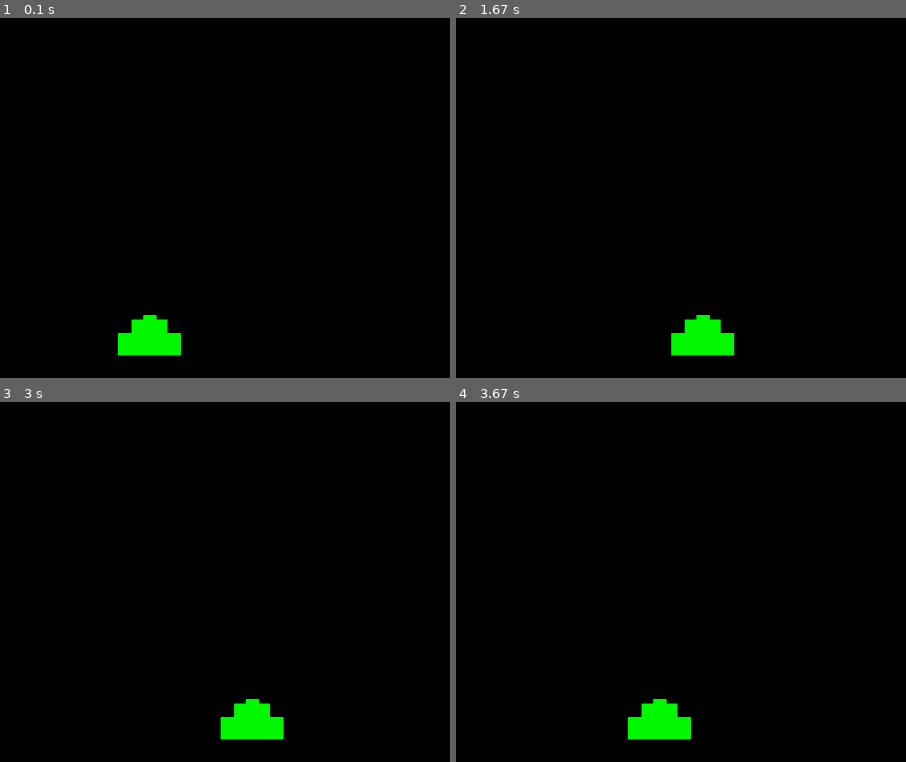
Above: before the commit, frames 1-4 (two rows, left to right).
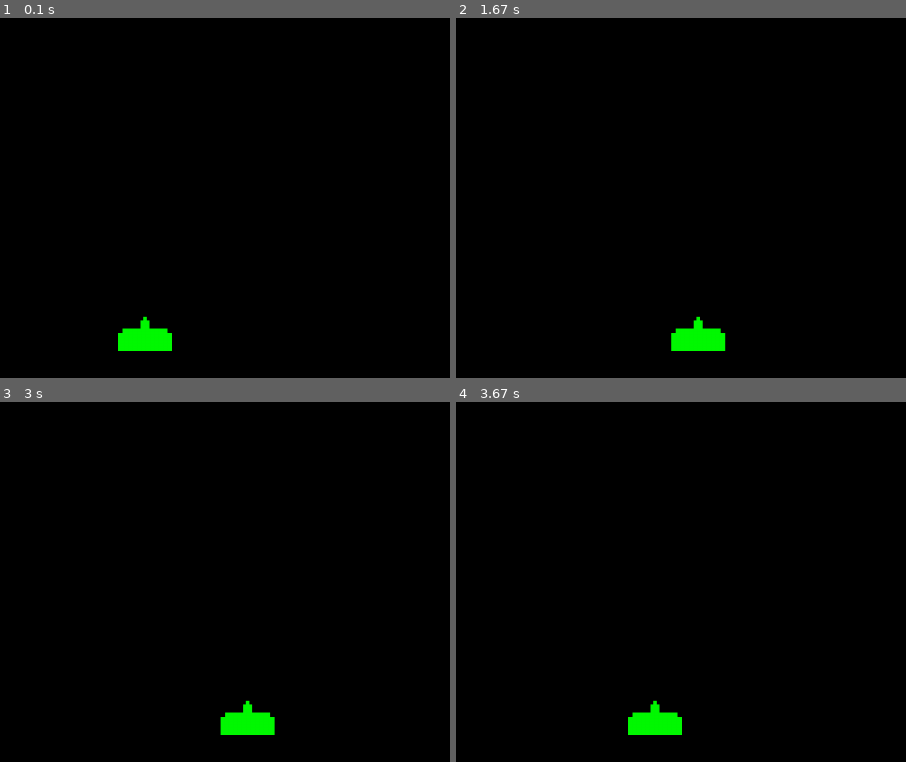
Above: after the commit, the same moments.

Repository: Lolmaster21/pygame
Game: pygame game, started from space invader.py
Same seed, same stepped clock (60 frames per second), same inputs: the game is played once before the commit and once after it.
Inputs:
- Up to frame 1 (0.1 s): no input
- Up to frame 2 (1.67 s): hold Right 0.33-0.8 s; hold Right 0.83-1.3 s; hold Left from 1.33 s (still down)
- Up to frame 3 (3 s): release Left at 1.87 s; hold Left 1.9-2.3 s; hold Right 2.33-2.97 s
- Up to frame 4 (3.67 s): hold Left 3-3.47 s; hold Right from 3.5 s (still down)
The pictures show only the part of the screen within x 30-80%, y 50-100%; the shares and areas given below are measured in that part.

The runs differ from the first frame. In frame 1, 0.5% of the frame differs, in the area x 26-41%, y 82-94%; in frame 2, 0.6%; in frame 3, 0.6%, in the area x 48-64%, y 82-94%; in frame 4, 0.5%.

Commit message:
Update space invader.py

Diff:
--- a/space invader.py
+++ b/space invader.py
@@ -72,9 +72,11 @@
     screen.fill((0,0,0)) #wipe screen so it doesn't smear
 
     #Player 1
-    pygame.draw.rect(screen, (0, 250,0), (xpos, ypos, 70, 25))
-    pygame.draw.rect(screen, (0, 250,0), (xpos+15, ypos-15, 40, 15))
-    pygame.draw.rect(screen, (0, 250,0), (xpos+28, ypos-20, 15, 10))
+    pygame.draw.rect(screen, (0, 250,0), (xpos, 750, 60, 20))
+    pygame.draw.rect(screen, (0, 250,0), (xpos+5, 745, 50, 20))
+    pygame.draw.rect(screen, (0, 250,0), (xpos+25, 736, 10, 20))
+    pygame.draw.rect(screen, (0, 250,0), (xpos+28, 732, 4, 20))
+
 
 
 
